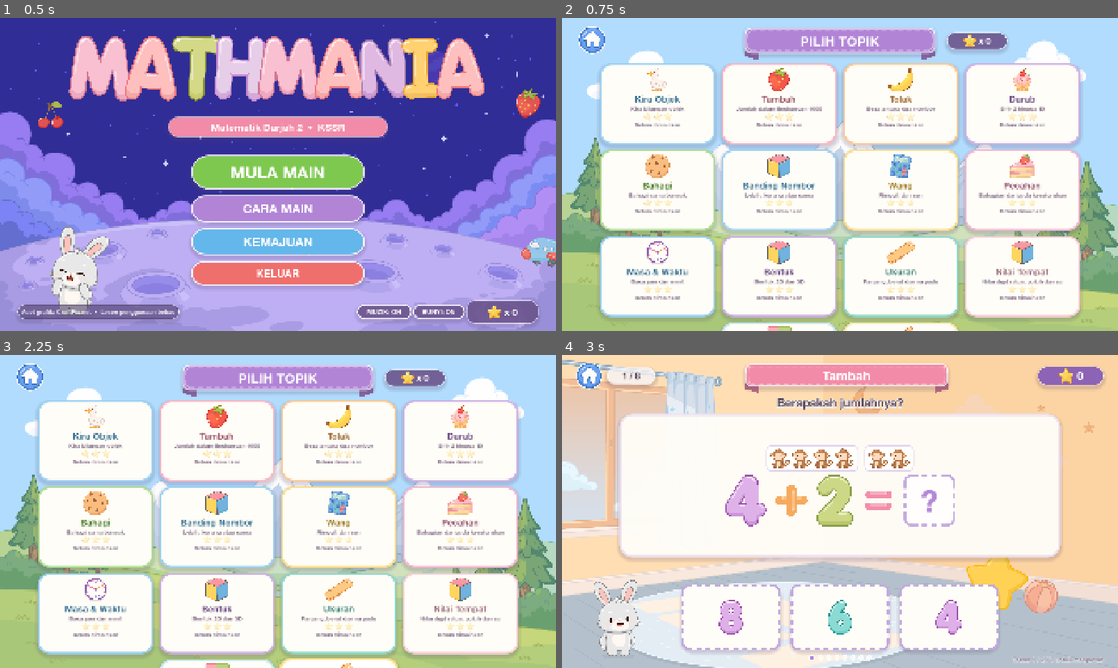
Above: before the commit, frames 1-4 (two rows, left to right).
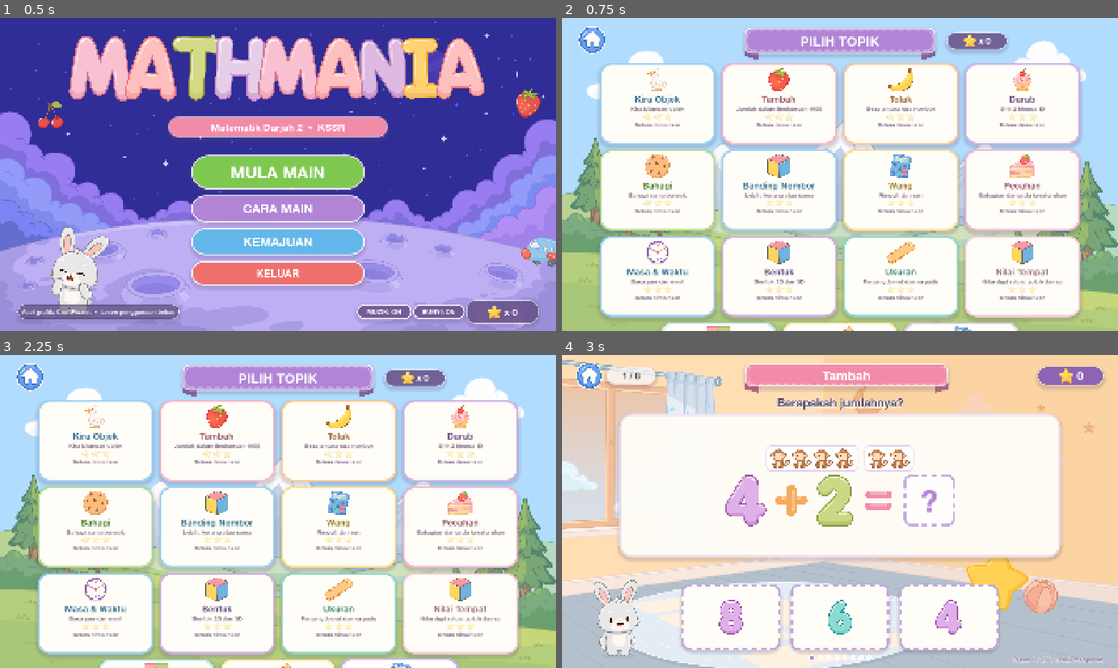
Above: after the commit, the same moments.

Repository: madbytestudio/MathMania
Game: Godot game, scene res://scenes/main_menu.tscn
Same seed, same stepped clock (60 frames per second), same inputs: the game is played once before the commit and once after it.
Inputs (mouse positions are in pixels of both pictures, inside the frame that each line leads up to):
- Up to frame 1 (0.5 s): no input
- Up to frame 2 (0.75 s): click "MULA MAIN" at 0.5 s
- Up to frame 3 (2.25 s): click (94, 439) at 1.27 s; click (27, 376) at 2 s
- Up to frame 4 (3 s): click (778, 439) at 2.77 s

Frame 1 is identical in both runs. In frame 2, 1.0% of the frame differs, in the area x 18-82%, y 97-100%; in frame 3, 1.1%, in the area x 18-83%, y 96-100%; in frame 4, nothing differs.

Commit message:
Sambung topik Operasi Bergabung
- Tambah topik operasi_bergabung dalam QuestionBank.TOPICS (icon calculator)
- Penjana _make_operasi_bergabung: barisan tambah/tolak 2-3 operasi, nilai tak negatif
- Ekspresi berantai dalam _equation: [n1, op1, n2, op2, n3, ..., =, ?]
- Extend _verify dalam ujian untuk samakan persamaan berantai (7 token)
- Kemas kini docs/idea-topik.md (15 topik, Operasi Bergabung = selesai)
- Kemas hingga ujian: topik count 14->15, tangkap skrin operasi_bergabung

Diff:
--- a/scripts/question_bank.gd
+++ b/scripts/question_bank.gd
@@ -104,6 +104,12 @@
 		"desc": "Bundar kepada puluh atau ratus terdekat",
 		"syllabus": "Bundaran nombor",
 		"icon": "res://assets/objects/ruler.png", "color": "fde08a",
+	},
+	{
+		"id": "operasi_bergabung", "name": "Operasi Bergabung", "short": "Bergabung",
+		"desc": "Tambah dan tolak berseterusnya",
+		"syllabus": "Operasi bergabung tambah dan tolak",
+		"icon": "res://assets/objects/calculator.png", "color": "cbb3e6",
 	},
 ]
 
@@ -180,6 +186,8 @@
 			return _make_pola_nombor(difficulty, rng)
 		"bundar_nombor":
 			return _make_bundar_nombor(difficulty, rng)
+		"operasi_bergabung":
+			return _make_operasi_bergabung(difficulty, rng)
 		_:
 			return _make_tambah(difficulty, rng)
 
@@ -744,6 +752,75 @@
 		_number_distractors(rng, answer, deltas, 0))
 
 
+# --------------------------------------------------- operasi bergabung
+static func _make_operasi_bergabung(d: int, rng: RandomNumberGenerator) -> Dictionary:
+	# Darah 1: 2 operasi, nombor kecil; d=2: 2 operasi, nombor sederhana;
+	# d=3: 3 operasi, nombor lebih besar. Nilai tak negatif sepanjang barisan.
+	var num_ops: int = [2, 2, 3][d - 1]
+	var max_val: int = [30, 200, 500][d - 1]
+	var min_val: int = [2, 20, 50][d - 1]
+
+	var nums: Array = []
+	var ops: Array = []
+	var answer: int = 0
+
+	# Jana semula sehingga barisan bernilai tak negatif di setiap tahap.
+	var ok := false
+	for attempt in range(60):
+		nums = []
+		ops = []
+		nums.append(rng.randi_range(min_val, max_val))
+		for i in range(num_ops - 1):
+			ops.append(["+", "-"][rng.randi_range(0, 1)])
+			nums.append(rng.randi_range(min_val, max_val))
+
+		answer = nums[0]
+		ok = true
+		for i in ops.size():
+			if ops[i] == "+":
+				answer += nums[i + 1]
+			else:
+				answer -= nums[i + 1]
+			if answer < 0:
+				ok = false
+				break
+		if ok:
+			break
+
+	if not ok:
+		# Simpanan: paksa barisan positif dengan nombor pertama yang besar.
+		nums = [rng.randi_range(min_val, max_val)]
+		ops = []
+		for i in num_ops - 1:
+			ops.append("+")
+			nums.append(rng.randi_range(min_val, max_val))
+		answer = 0
+		for n in nums:
+			answer += int(n)
+
+	# Susun token ekspresi: [n1, op1, n2, op2, n3, ..., =, ?]
+	var expr_parts: Array = []
+	for i in nums.size():
+		expr_parts.append(_num(int(nums[i])))
+		if i < ops.size():
+			expr_parts.append(_op(ops[i]))
+	var expr := _equation(expr_parts)
+
+	var expr_text := str(int(nums[0]))
+	for i in ops.size():
+		expr_text += " %s %s" % [ops[i], str(int(nums[i + 1]))]
+
+	var question := {
+		"prompt": "%s = ?" % expr_text,
+		"expr": expr,
+		"visual": {"mode": "none"},
+		"hint": "Hitung dari kiri ke kanan, satu operasi pada masa.",
+	}
+	var deltas := [1, 2, 5, 10] if d == 1 else [5, 10, 20, 50]
+	return _assemble(question, rng, _num_choice(answer),
+		_number_distractors(rng, answer, deltas, 0))
+
+
 # --------------------------------------------------------------- pembantu
 ## Bina baris operasi dan tambah "= ?" di hujung.
 static func _equation(parts: Array) -> Array:
--- a/tests/run_tests.gd
+++ b/tests/run_tests.gd
@@ -18,7 +18,7 @@
 	var rng := RandomNumberGenerator.new()
 	rng.seed = 20240501
 
-	_expect(QuestionBank.TOPICS.size() == 14, "bank: perlu 14 topik")
+	_expect(QuestionBank.TOPICS.size() == 15, "bank: perlu 15 topik")
 
 	for topic in QuestionBank.TOPICS:
 		for difficulty in [1, 2, 3]:
@@ -117,6 +117,27 @@
 			_:
 				return false
 		return absf(expected - result) < 0.011
+
+	# Persamaan berantai: [n1, op1, n2, op2, n3, ..., =, hasil]
+	if seq.size() >= 7:
+		var eq_index := -1
+		for i in seq.size():
+			if seq[i]["t"] == "op" and seq[i]["v"] == "=":
+				eq_index = i
+				break
+		if eq_index > 0 and eq_index < seq.size() - 1:
+			var result := _value_of(seq[0])
+			var i := 1
+			while i < eq_index:
+				var symbol: String = seq[i]["v"]
+				var next_val := _value_of(seq[i + 1])
+				if symbol == "+":
+					result += next_val
+				elif symbol == "-":
+					result -= next_val
+				i += 2
+			var final_val := _value_of(seq[seq.size() - 1])
+			return absf(result - final_val) < 0.011
 	return false
 
 
--- a/tests/screenshot.gd
+++ b/tests/screenshot.gd
@@ -34,6 +34,7 @@
 	await _capture("res://scenes/game.tscn", "15_game_nilai_tempat", "nilai_tempat")
 	await _capture("res://scenes/game.tscn", "16_game_pola_nombor", "pola_nombor")
 	await _capture("res://scenes/game.tscn", "17_game_bundar_nombor", "bundar_nombor")
+	await _capture("res://scenes/game.tscn", "18_game_operasi_bergabung", "operasi_bergabung")
 	await _capture("res://scenes/result.tscn", "10_result", "tambah")
 	await _capture("res://scenes/result.tscn", "16_result_semakan", "tambah",
 		func(scene: Node) -> void:
--- a/tests/test_runner.gd
+++ b/tests/test_runner.gd
@@ -39,7 +39,7 @@
 	var rng := RandomNumberGenerator.new()
 	rng.seed = 20240501
 
-	_expect(QuestionBank.TOPICS.size() == 14, "bank: perlu 14 topik")
+	_expect(QuestionBank.TOPICS.size() == 15, "bank: perlu 15 topik")
 	var seen_ids: Array = []
 	for topic in QuestionBank.TOPICS:
 		var id := str(topic["id"])
@@ -184,6 +184,27 @@
 			_:
 				return false
 		return absf(expected - result) < 0.011
+
+	# Persamaan berantai: [n1, op1, n2, op2, n3, ..., =, hasil]
+	if seq.size() >= 7:
+		var eq_index := -1
+		for i in seq.size():
+			if seq[i]["t"] == "op" and seq[i]["v"] == "=":
+				eq_index = i
+				break
+		if eq_index > 0 and eq_index < seq.size() - 1:
+			var result := _value_of(seq[0])
+			var i := 1
+			while i < eq_index:
+				var symbol: String = seq[i]["v"]
+				var next_val := _value_of(seq[i + 1])
+				if symbol == "+":
+					result += next_val
+				elif symbol == "-":
+					result -= next_val
+				i += 2
+			var final_val := _value_of(seq[seq.size() - 1])
+			return absf(result - final_val) < 0.011
 	return false
 
 
Not shown, changed: docs/idea-topik.md
